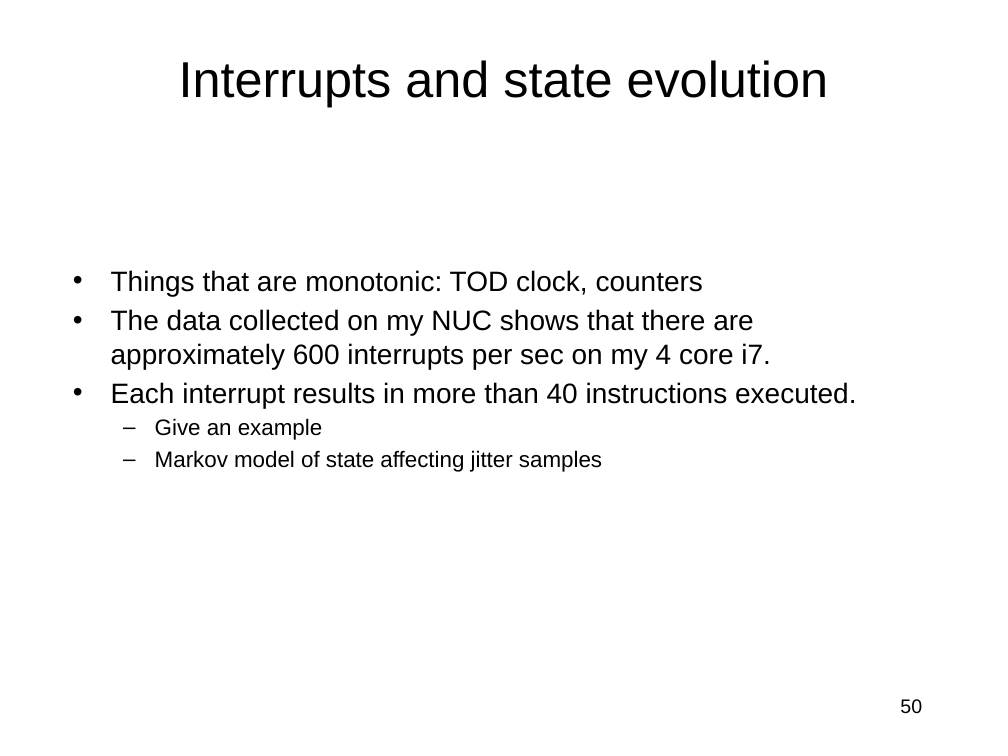
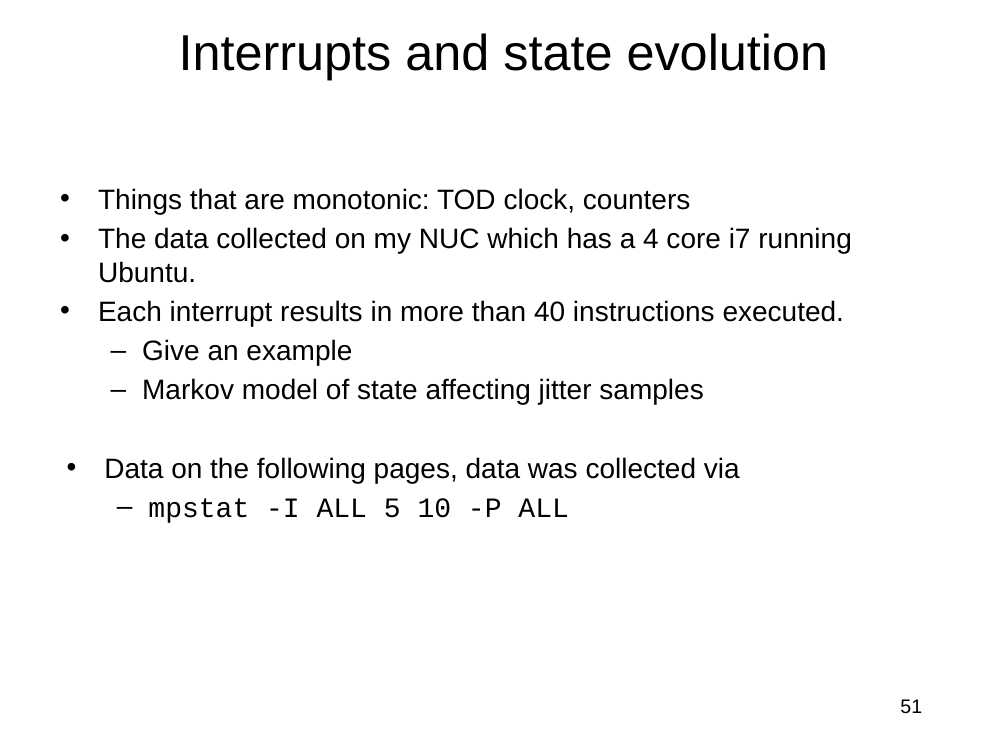
Before and after one commit to jlmucb/class_notes, a slide deck: slide 51 of BerkeleyClass/CS290Spring2013/Lectures/entropy_talk.pptx (slide 50 before the commit). Drawn at 1008x756 pixels with LibreOffice and Linux fonts; fonts in the diff are those of the drawing. Boxes give left, top, right and bottom in pixels: in the first picture for what was removed or moved away, otherwise in the second. Text is boxed around its words. In the diff, an @@ line names an element or a change of style, - is before the commit and + after.

Commit message:
some data

```diff
--- a/BerkeleyClass/CS290Spring2013/Lectures/entropy_talk.pptx
+++ b/BerkeleyClass/CS290Spring2013/Lectures/entropy_talk.pptx
@@ title "Interrupts and state evolution": place and size @@
-title "Interrupts and state evolution" at [179,60,829,107]
+title "Interrupts and state evolution" at [179,33,829,80]
@@ text "Things that are monotonic: TOD ...": place and size @@
-text "Things that are monotonic: TOD ..." at [111,270,856,472]
+text "Things that are monotonic: TOD ..." at [98,188,851,523]
@@ text at [98,227,851,283]: text changed @@
-• The data collected on my NUC shows that there are approximately 600 interrupts per sec on my 4 core i7.
+• The data collected on my NUC which has a 4 core i7 running Ubuntu.
@@ text at [142,339,703,405]: size 16 to 20 pt in "Give an example", "Markov model of state affecting jitter samples" @@
@@ text at [104,457,740,523]: paragraphs added @@
+• Data on the following pages, data was collected via
+  – mpstat -I ALL 5 10 -P ALL
@@ page number at [900,699,922,714]: text changed @@
-50
+51
```
Also in this commit, not shown: 5 other slides changed, 4 slides added, 1 slide removed, 1 other file.
